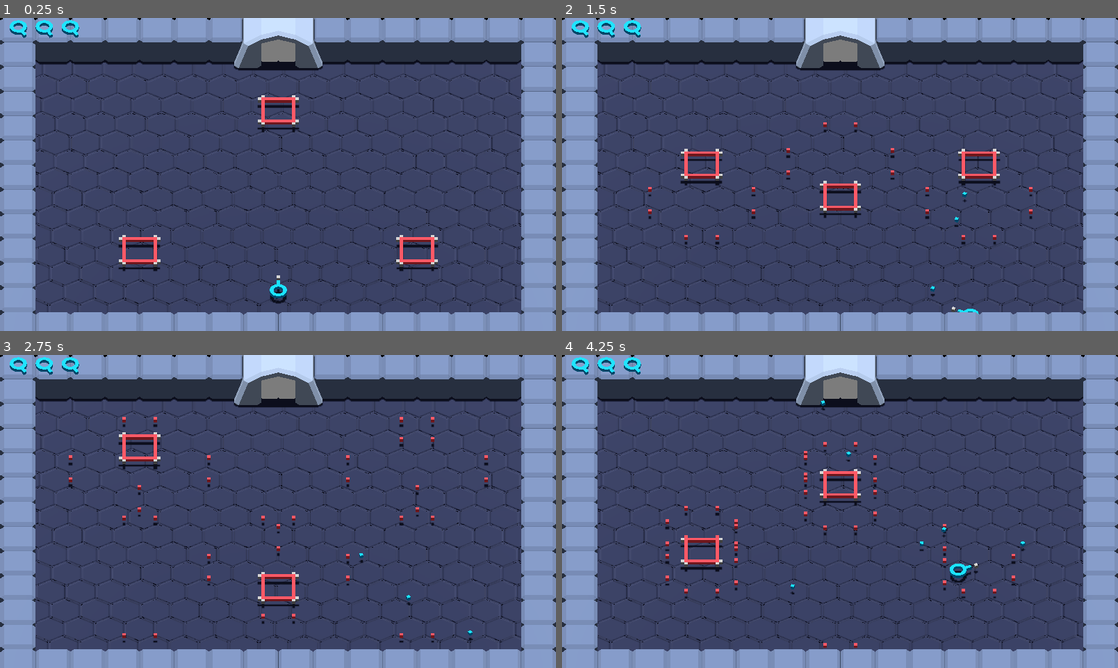
Above: before the commit, frames 1-4 (two rows, left to right).
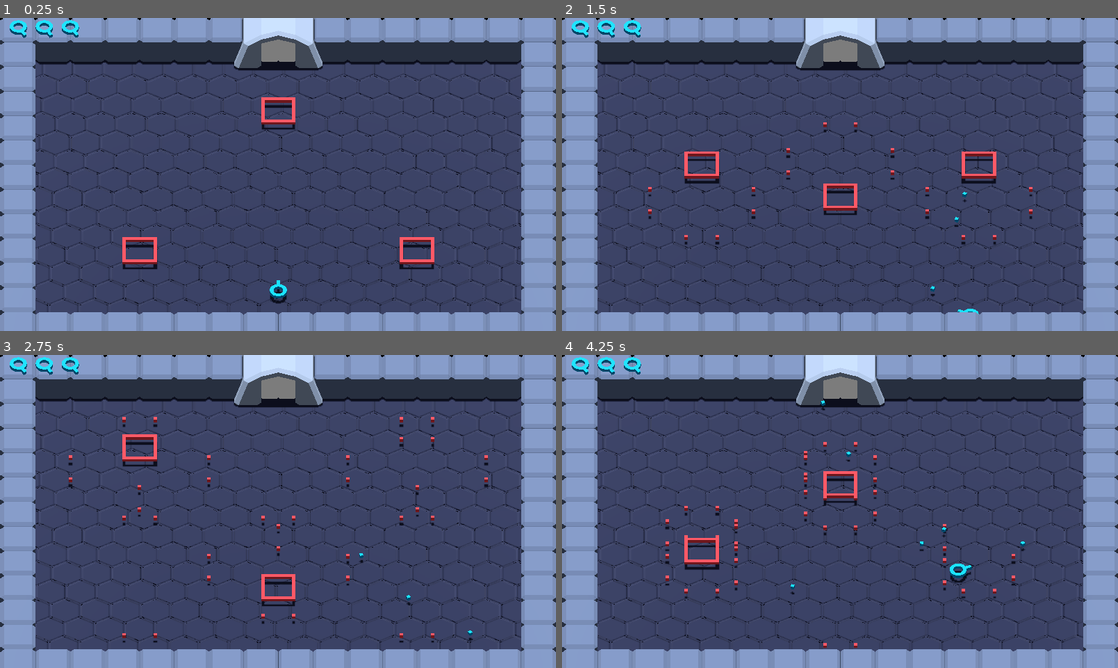
Above: after the commit, the same moments.

Repository: Kwarf/ld54
Game: Godot game, scene res://levels/level_1.tscn
Two runs of this game, one before a commit and one after it. Both use one fixed random seed, a clock stepped at 60 frames per second and the inputs below.
Inputs (mouse positions are in pixels of both pictures, inside the frame that each line leads up to):
- Up to frame 1 (0.25 s): no input
- Up to frame 2 (1.5 s): move the mouse to (962, 158) at 0.52 s; press the mouse at (962, 158) at 0.53 s; hold Right (ui_right) 0.53-1.28 s; move the mouse to (728, 190) at 1.27 s; release the mouse at (728, 190) at 1.28 s; hold Down (ui_down) from 1.28 s (still down); click (728, 190) at 1.35 s
- Up to frame 3 (2.75 s): move the mouse to (333, 442) at 2.02 s; release Down (ui_down) at 2.03 s; press the mouse at (333, 442) at 2.03 s; hold Right (ui_right) from 2.03 s (still down)
- Up to frame 4 (4.25 s): move the mouse to (812, 574) at 2.77 s; release Right (ui_right) at 2.78 s; release the mouse at (812, 574) at 2.78 s; hold Up (ui_up) 2.78-3.53 s; click (812, 574) at 2.85 s; move the mouse to (1006, 558) at 3.52 s; press the mouse at (1006, 558) at 3.53 s; hold Left (ui_left) from 3.53 s (still down)

The runs differ from the first frame. In frame 1, 0.3% of the frame differs, in the area x 21-79%, y 24-84%; in frame 2, 0.3%, in the area x 21-79%, y 41-94%; in frame 3, 0.2%; in frame 4, 0.2%.

Commit message:
Resources were not imported
- Suggested workaround is "just run the export command twice"

Diff:
--- a/projectile_spawner/projectile_spawner.tscn
+++ b/projectile_spawner/projectile_spawner.tscn
@@ -1,13 +1,6 @@
-[gd_scene load_steps=3 format=3 uid="uid://bb7i7hdt3bksq"]
+[gd_scene load_steps=2 format=3 uid="uid://bb7i7hdt3bksq"]
 
 [ext_resource type="Script" path="res://projectile_spawner/projectile_spawner.gd" id="1_3a1mt"]
 
-[sub_resource type="BoxMesh" id="BoxMesh_2c147"]
-size = Vector3(0.1, 0.1, 0.1)
-
 [node name="Projectile Spawner" type="Node3D"]
 script = ExtResource("1_3a1mt")
-
-[node name="MeshInstance3D" type="MeshInstance3D" parent="."]
-transform = Transform3D(1, 0, 0, 0, 1, 0, 0, 0, 1, 2.08165e-12, 0.25, -0.05)
-mesh = SubResource("BoxMesh_2c147")
Not shown, changed: .github/workflows/godot-ci.yml
